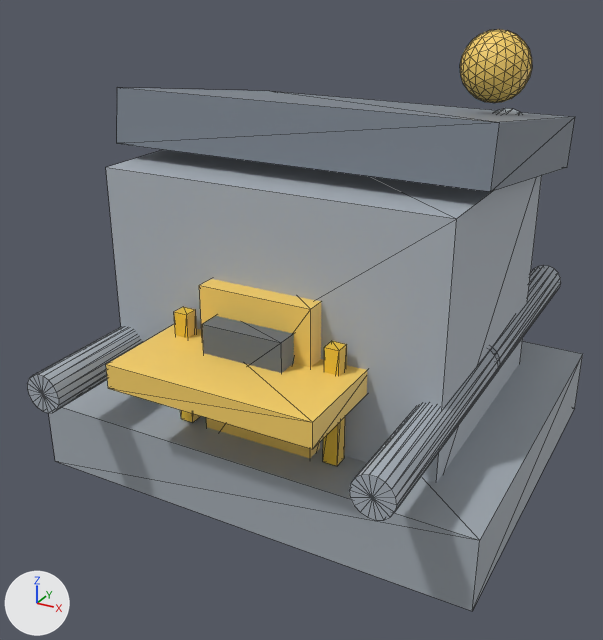
What one commit did to the glTF model models/bitcoin_atm.glb.
Camera for both pictures: a 50 mm lens placed at (0.761, -1.521, 1.091), pointed at (-0.034, -0.074, 0.367). Every picture has the same lights, and +X, +Y and +Z are marked at lower left. The picture after the commit comes second. Mesh edges are drawn as thin lines. Where no turn or scale is listed for an object, it has been applied to the vertices.

In view in the first picture: 'geometry_0'.
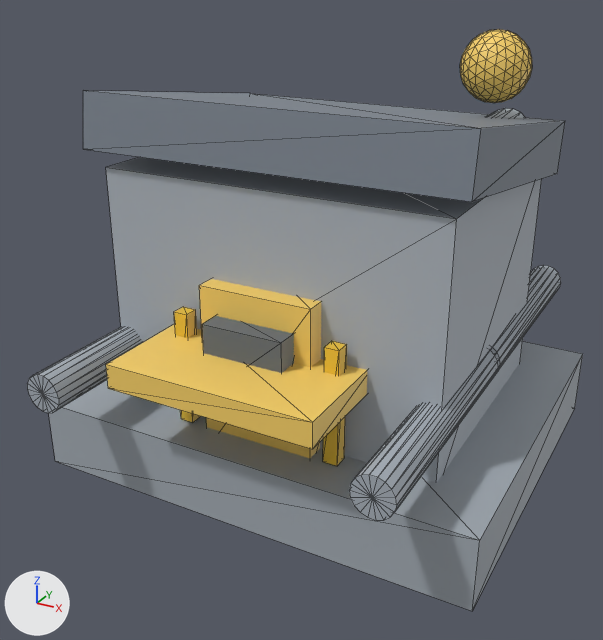
The change, as a list of edits to the scene's bpy script:
```text
Change me_geometry_0:
    where me_geometry_0.from_pydata(...)  # 440 vertices, 812 faces; spans x -0.48..0.48, y -0.532..0.532, z 0.0..0.955
    used by ob_geometry_0; location = (0.0, 0.0, 0.0)
    me_geometry_0 part 1: the loose piece of 8 vertices spanning x -0.39..0.39, y -0.207..0.402, z 0.652..0.844 is moved by (0.0, -0.097, 0.007)
```

Boxes [x1, y1, x2, y2] around the edits, measured in the pictures (603 x 640 px; the box of a moved part takes in the faces that stretch with it):
part 1 of me_geometry_0, moved or reshaped
    before: [117, 88, 575, 192]
    after: [83, 91, 565, 202]
